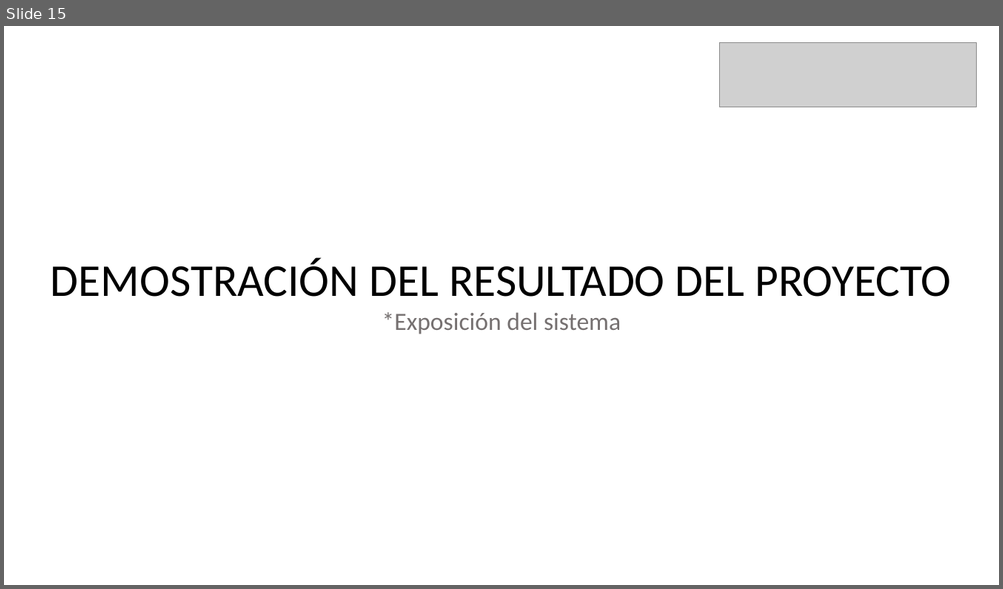
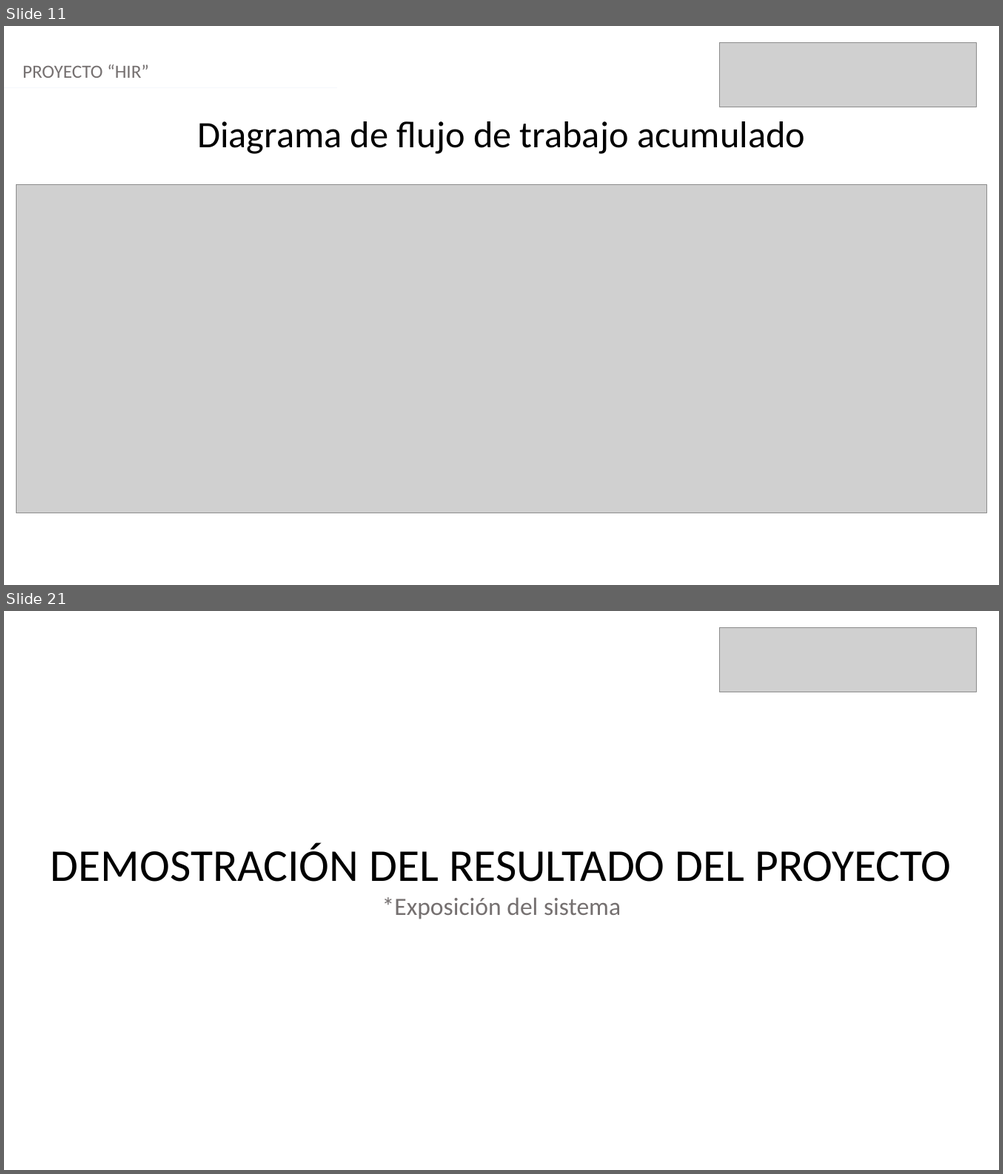
Before and after one commit to The-Shield-Team/documentacion-capstone, a slide deck: Fase_2/Evidencias_Proyecto/Presentación Proyecto.pptx. Shown one above the other, each under a label of ours: slide 15 before the commit, slides 11 and 21 after it; the slides between them are not shown. The pictures are 1003x589 and 1003x1174 pixels, drawn with LibreOffice and Linux fonts; fonts in the diff are those of the drawing; grey boxes stand for pictures. Boxes give left, top, right and bottom in pixels: in the first picture for what was removed or moved away, otherwise in the second. Text is boxed around its words. In the diff, an @@ line names an element or a change of style, - is before the commit and + after.

```diff
--- a/Fase_2/Evidencias_Proyecto/Presentación Proyecto.pptx
+++ b/Fase_2/Evidencias_Proyecto/Presentación Proyecto.pptx
@@ slide 11 added at (4,26,999,585), background #FFFFFF @@
@@ picture added at (720,43,976,107) @@
@@ text added at (22,64,149,78), 18 pt, text #757070 @@
+PROYECTO “HIR”
@@ line added from (4, 88) to (338, 88), #F5F7FC 1.25 pt @@
@@ text added at (197,121,805,154), 36 pt, text #000000 @@
+Diagrama de flujo de trabajo acumulado
@@ picture added at (17,185,987,513) @@
@@ what was slide 15 is now slide 21 @@
```
Also in this commit, not shown: 6 slides changed, 6 other slides added, 1 slide removed, 2 other files.
